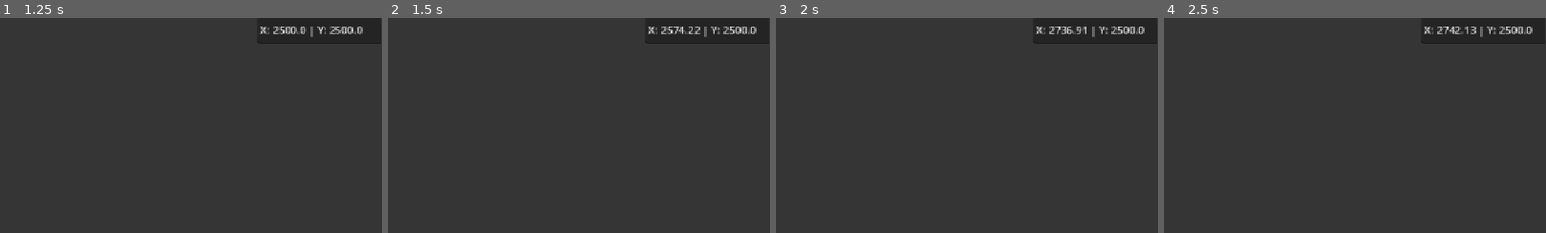
Above: before the commit, frames 1-4 (left to right).
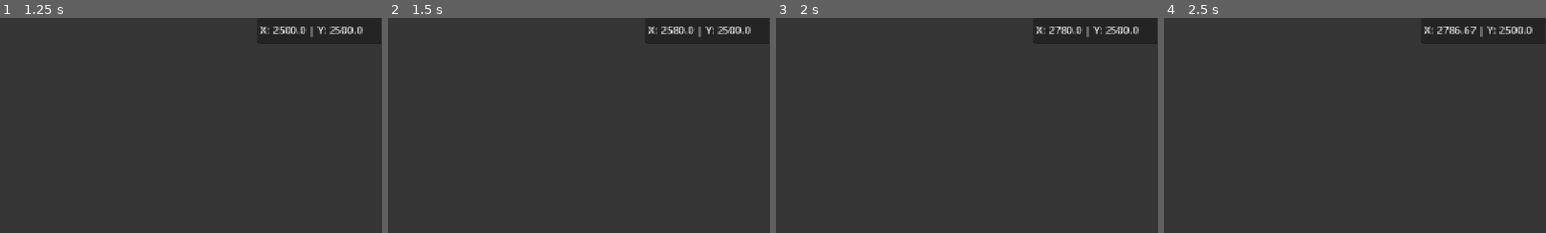
Above: after the commit, the same moments.

Repository: cursed144/Solar-Siege
Game: Godot game, scene res://Planet-Section/Scenes/planet_template.tscn
Two runs of this game, one before a commit and one after it. Both use one fixed random seed, a clock stepped at 60 frames per second and the inputs below. The engine's default icon, where the game draws it, is replaced by a stand-in: a white triangle on a blue panel in a dark square.
Inputs (mouse positions are % of the whole screen's width and height, from its top left):
- Up to frame 1 (1.25 s): click (8, 88) at 0.5 s
- Up to frame 2 (1.5 s): move the mouse to (50, 89) at 1.27 s; hold D (right) from 1.28 s (still down); hold E (e) from 1.28 s (still down)
- Up to frame 3 (2 s): keep holding D (right); keep holding E (e); click (50, 89) at 1.55 s
- Up to frame 4 (2.5 s): release D (right) at 2 s; release E (e) at 2 s; click "General" at 2 s
The pictures show only the part of the screen within x 50-100%, y 0-50%; the shares and areas given below are measured in that part.

Frame 1 is identical in both runs. In frame 2, 0.5% of the frame differs, in the area x 74-97%, y 4-9%; in frame 3, 0.4%; in frame 4, 0.1%.

Commit message:
Add close button to recipe menu and improve UI handling
Added a Close button to the Recipe Menu UI and connected its signal to a new handler for proper cleanup and hiding of the menu. Updated player camera input to prevent dragging and zooming when hovering over UI elements. Removed unnecessary info clearing in building info that caused a glitch.

Diff:
--- a/Game/Planet-Section/Scenes/planet_template.tscn
+++ b/Game/Planet-Section/Scenes/planet_template.tscn
@@ -260,6 +260,7 @@
 offset_right = 2094.5454
 offset_bottom = 46.0
 scale = Vector2(0.55, 0.55)
+mouse_filter = 2
 theme_override_font_sizes/normal_font_size = 33
 text = "Building name: Lorum Ipsom Palace"
 fit_content = true
@@ -270,6 +271,7 @@
 offset_right = 1249.0908
 offset_bottom = 160.54541
 scale = Vector2(0.55, 0.55)
+mouse_filter = 2
 theme_override_font_sizes/normal_font_size = 33
 text = "Description: Lorum Ipsom Lorum Ipsom Lorum Ipsom Lorum Ipsom Lorum Ipsom Lorum Ipsom Lorum Ipsom Lorum Ipsom Lorum Ipsom Lorum Ipsom Lorum Ipsom Lorum Ipsom Lorum Ipsom Lorum Ipsom"
 scroll_active = false
@@ -437,6 +439,16 @@
 offset_bottom = 56.0
 theme_override_font_sizes/font_size = 36
 text = "Recipe Menu"
+
+[node name="Close" type="TextureButton" parent="UI/RecipeMenu/RecipeSlots"]
+layout_mode = 0
+offset_left = 761.0
+offset_right = 810.0
+offset_bottom = 49.0
+mouse_default_cursor_shape = 2
+texture_normal = ExtResource("7_5gyni")
+ignore_texture_size = true
+stretch_mode = 0
 
 [node name="Recipes" type="GridContainer" parent="UI/RecipeMenu/RecipeSlots"]
 layout_mode = 0
@@ -464,7 +476,7 @@
 color = Color(0, 0, 0, 1)
 metadata/_edit_lock_ = true
 
-[node name="CancelRecipe" type="Control" parent="UI/RecipeMenu"]
+[node name="StopRecipe" type="Control" parent="UI/RecipeMenu"]
 visible = false
 anchors_preset = 0
 offset_right = 40.0
@@ -576,6 +588,7 @@
 [connection signal="mouse_exited" from="UI/BuildingMenu/ScrollingArea" to="UI/BuildingMenu" method="_on_scrolling_area_mouse_exited"]
 [connection signal="pressed" from="UI/BuildingInfo/Content/Card/WorkerSection/WorkerInfo/Buttons/Increase" to="UI/BuildingInfo" method="_on_worker_increase_pressed"]
 [connection signal="pressed" from="UI/BuildingInfo/Content/Card/WorkerSection/WorkerInfo/Buttons/Decrease" to="UI/BuildingInfo" method="_on_worker_decrease_pressed"]
+[connection signal="pressed" from="UI/RecipeMenu/RecipeSlots/Close" to="UI/RecipeMenu" method="_on_recipe_slots_close_pressed"]
 [connection signal="value_changed" from="UI/DeleteItemConf/Amount" to="UI/DeleteItemConf" method="_on_amount_value_changed"]
 [connection signal="pressed" from="UI/DeleteItemConf/Delete" to="UI/DeleteItemConf" method="_on_delete_pressed"]
 [connection signal="pressed" from="UI/DeleteItemConf/Cancel" to="UI/DeleteItemConf" method="_on_cancel_pressed"]
--- a/Game/Planet-Section/Scripts/UI/building_info.gd
+++ b/Game/Planet-Section/Scripts/UI/building_info.gd
@@ -203,7 +203,6 @@
 	tween.set_ease(Tween.EASE_OUT)
 	tween.tween_property(self, "position", Vector2(-300, 0), 0.60)
 	_disconnect_from_building()
-	clear_info()
 	is_open = false
 
 
--- a/Game/Planet-Section/Scripts/UI/recipe_menu.gd
+++ b/Game/Planet-Section/Scripts/UI/recipe_menu.gd
@@ -7,8 +7,7 @@
 	show()
 	$RecipeSlots.show()
 
-	for recipe in $RecipeSlots/Recipes.get_children():
-		recipe.queue_free()
+
 
 	for recipe in building.recipes:
 		var new_slot = recipe_slot.instantiate()
@@ -18,5 +17,18 @@
 
 
 func on_recipe_slot_clicked(recipe: Recipe) -> void:
+	$RecipeConfirm.show()
+
+
+func cancel_recipe() -> void:
+	show()
+	$CancelRecipe.show()
+
+
+func _on_recipe_slots_close_pressed() -> void:
+	for recipe in $RecipeSlots/Recipes.get_children():
+		recipe.slot_clicked.disconnect(on_recipe_slot_clicked)
+		recipe.queue_free()
+
 	$RecipeSlots.hide()
-	$RecipeConfirm.show()
+	hide()
--- a/Game/Planet-Section/Scripts/player_cam.gd
+++ b/Game/Planet-Section/Scripts/player_cam.gd
@@ -12,15 +12,20 @@
 
 
 func _input(event: InputEvent) -> void:
+	var hover = get_viewport().gui_get_hovered_control()
+	var is_space_valid = (hover == null or hover.get_parent() is Building)
+
 	if event is InputEventMouseMotion and is_dragging:
 		global_position += -event.relative / zoom.x
 
 	else:
-		if event.is_action_pressed("left_click"):
+		if event.is_action_pressed("left_click") and is_space_valid:
 			is_dragging = true
 		elif event.is_action_released("left_click"):
 			is_dragging = false
 
+		elif not is_space_valid:
+			return
 		elif event.is_action_released("scroll_up") or event.is_action_pressed("scroll_down") or \
 			 event.is_action_pressed("e") or event.is_action_pressed("q"):
 
